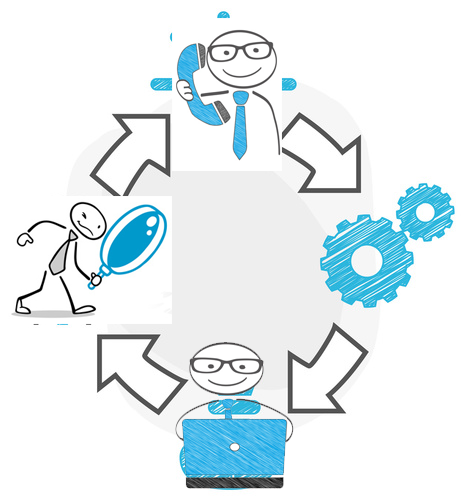
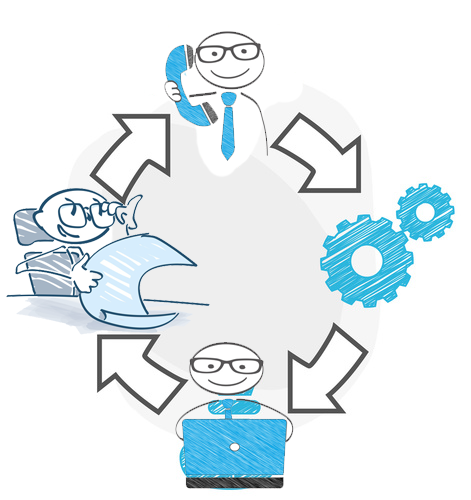
Layers edited between the first and the second 471x500 image:
added layer "Lektor" above "Mediengestaltung" over [6, 188, 210, 335]
hid "Ebene 2" over [8, 196, 172, 324]
renamed "Ebene 1" to "Projektmanagement", painted on it over [164, 18, 282, 171]
painted on "Hintergrund" over [11, 8, 303, 328]
